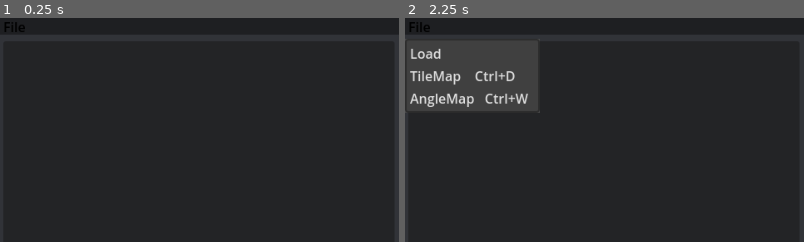
Above: before the commit, frames 1-2 (left to right).
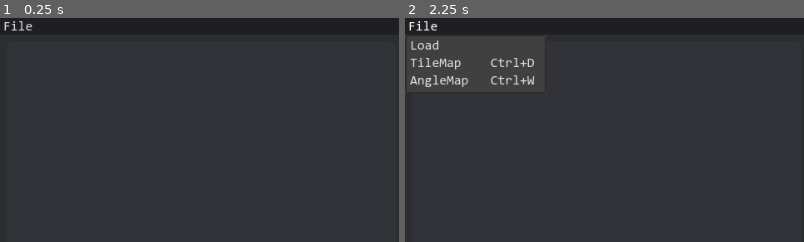
Above: after the commit, the same moments.

Repository: MichaelGallinago/OrbinautEditor
Game: Godot game, scene res://CollisionEditorMainWindow.tscn
The game is run twice, just before and just after one commit, with the same random seed, the same clock (stepped at 60 frames per second) and the same inputs.
Inputs:
- Up to frame 1 (0.25 s): no input
- Up to frame 2 (2.25 s): click "File" at 0.5 s; click "File" at 1.25 s; click "File" at 2 s
The pictures show only the part of the screen within x 0-50%, y 0-50%; the shares and areas given below are measured in that part.

The runs differ from the first frame. In frame 1, 0.2% of the frame differs, in the area x 1-9%, y 1-7%; in frame 2, 3.0%, in the area x 0-36%, y 1-43%.

Commit message:
Updated panels

Diff:
--- a/CollisionEditorMainWindow.tscn
+++ b/CollisionEditorMainWindow.tscn
@@ -1,7 +1,9 @@
-[gd_scene load_steps=3 format=3 uid="uid://c3atrfvfc3i23"]
+[gd_scene load_steps=5 format=3 uid="uid://c3atrfvfc3i23"]
 
 [ext_resource type="Texture2D" uid="uid://df24qdu6l60bq" path="res://Resorse/OrbinautBacrgoundLightGrey.png" id="1_t4yp3"]
 [ext_resource type="Texture2D" uid="uid://cld7tw27w6fwp" path="res://Resorse/MenuBackground.png" id="2_qovnw"]
+[ext_resource type="StyleBox" uid="uid://bvg1a38t63v3b" path="res://style_menu.tres" id="3_0rk4l"]
+[ext_resource type="StyleBox" uid="uid://dxmy16783wqas" path="res://style_main_panel.tres" id="4_j3op3"]
 
 [node name="Control" type="Control"]
 layout_mode = 3
@@ -23,12 +25,14 @@
 [node name="VBoxContainer2" type="VBoxContainer" parent="."]
 clip_contents = true
 layout_mode = 1
-anchors_preset = 10
+anchors_preset = 15
 anchor_right = 1.0
-offset_bottom = 540.0
+anchor_bottom = 1.0
 grow_horizontal = 2
+grow_vertical = 2
 size_flags_horizontal = 3
 size_flags_vertical = 0
+theme_override_constants/separation = 0
 
 [node name="HBoxContainer" type="HBoxContainer" parent="VBoxContainer2"]
 clip_contents = true
@@ -53,13 +57,11 @@
 [node name="MenuButton" type="MenuButton" parent="VBoxContainer2/HBoxContainer/TextureRect2/HBoxContainer"]
 layout_mode = 2
 size_flags_horizontal = 2
-size_flags_vertical = 4
-theme_override_colors/font_color = Color(0, 0, 0, 1)
-theme_override_colors/font_pressed_color = Color(0, 0, 0, 1)
-theme_override_colors/font_hover_color = Color(0, 0, 0, 1)
-theme_override_colors/font_focus_color = Color(0, 0, 0, 1)
-theme_override_colors/font_disabled_color = Color(0, 0, 0, 1)
-theme_override_colors/font_outline_color = Color(0, 0, 0, 1)
+theme_override_styles/normal = ExtResource("3_0rk4l")
+theme_override_styles/pressed = ExtResource("3_0rk4l")
+theme_override_styles/hover = ExtResource("3_0rk4l")
+theme_override_styles/disabled = ExtResource("3_0rk4l")
+theme_override_styles/focus = ExtResource("3_0rk4l")
 text = "File"
 item_count = 3
 popup/item_0/text = "Load"
@@ -72,21 +74,24 @@
 [node name="HBoxContainer2" type="HBoxContainer" parent="VBoxContainer2"]
 layout_mode = 2
 size_flags_vertical = 3
+theme_override_constants/separation = 0
 
 [node name="VBoxContainer" type="VBoxContainer" parent="VBoxContainer2/HBoxContainer2"]
 layout_mode = 2
 size_flags_horizontal = 3
+alignment = 1
 
 [node name="MarginContainer" type="MarginContainer" parent="VBoxContainer2/HBoxContainer2/VBoxContainer"]
 layout_mode = 2
 size_flags_vertical = 3
-theme_override_constants/margin_left = 4
-theme_override_constants/margin_top = 4
+theme_override_constants/margin_left = 8
+theme_override_constants/margin_top = 8
 theme_override_constants/margin_right = 4
 theme_override_constants/margin_bottom = 8
 
 [node name="Panel" type="Panel" parent="VBoxContainer2/HBoxContainer2/VBoxContainer/MarginContainer"]
 layout_mode = 2
+theme_override_styles/panel = ExtResource("4_j3op3")
 
 [node name="VBoxContainer2" type="VBoxContainer" parent="VBoxContainer2/HBoxContainer2"]
 layout_mode = 2
@@ -96,9 +101,10 @@
 layout_mode = 2
 size_flags_vertical = 3
 theme_override_constants/margin_left = 4
-theme_override_constants/margin_top = 4
-theme_override_constants/margin_right = 4
-theme_override_constants/margin_bottom = 4
+theme_override_constants/margin_top = 8
+theme_override_constants/margin_right = 8
+theme_override_constants/margin_bottom = 8
 
 [node name="Panel" type="Panel" parent="VBoxContainer2/HBoxContainer2/VBoxContainer2/MarginContainer"]
 layout_mode = 2
+theme_override_styles/panel = ExtResource("4_j3op3")
--- a/project.godot
+++ b/project.godot
@@ -24,6 +24,10 @@
 
 project/assembly_name="OrbinautEditor"
 
+[gui]
+
+theme/custom_font="res://consolas.ttf"
+
 [rendering]
 
 renderer/rendering_method="gl_compatibility"
--- /dev/null
+++ b/style_main_panel.tres
@@ -0,0 +1,8 @@
+[gd_resource type="StyleBoxFlat" format=3 uid="uid://dxmy16783wqas"]
+
+[resource]
+bg_color = Color(0.192157, 0.2, 0.219608, 1)
+corner_radius_top_left = 8
+corner_radius_top_right = 8
+corner_radius_bottom_right = 8
+corner_radius_bottom_left = 8
--- /dev/null
+++ b/style_menu.tres
@@ -0,0 +1,7 @@
+[gd_resource type="StyleBoxFlat" format=3 uid="uid://bvg1a38t63v3b"]
+
+[resource]
+content_margin_left = 4.0
+content_margin_top = 3.0
+content_margin_right = 4.0
+content_margin_bottom = 0.0
Binary file changed: Resorse/OrbinautBacrgoundLightGrey.png
Binary file added: consolas.ttf
Not shown, added: consolas.ttf.import
